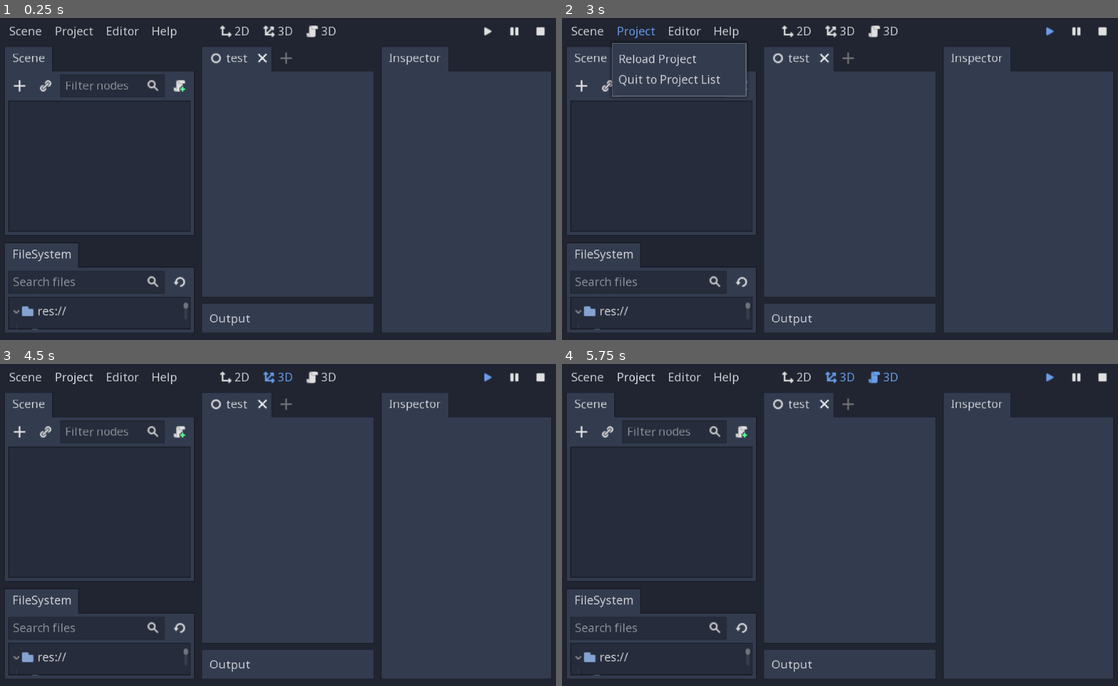
Above: before the commit, frames 1-4 (two rows, left to right).
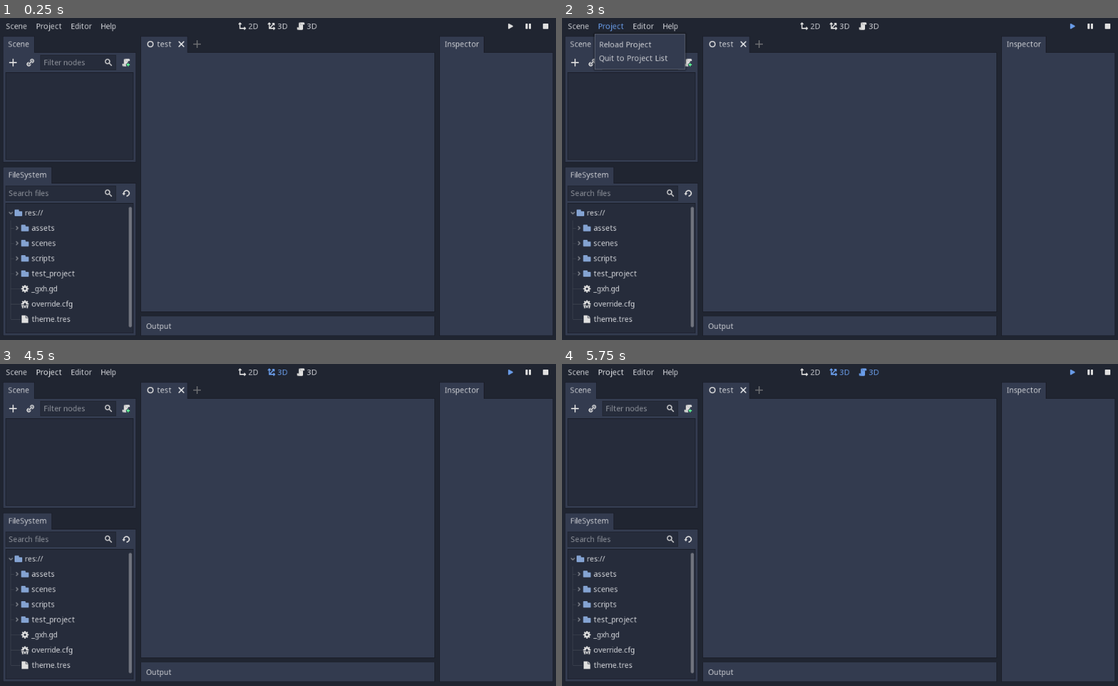
Above: after the commit, the same moments.

Repository: SjVer/PiGodot
Game: Godot game, scene res://scenes/editor/editor.tscn
The game is run twice, just before and just after one commit, with the same random seed, the same clock (stepped at 60 frames per second) and the same inputs. This scene is started directly instead of the project's main scene.
Inputs (mouse positions are in pixels of both pictures, inside the frame that each line leads up to; where the layout moved, square brackets give the same spot in the first picture):
- Up to frame 1 (0.25 s): no input
- Up to frame 2 (3 s): click "Scene" at 0.5 s; click (1073, 27) [1051, 30] at 1.25 s; click (1073, 27) [1051, 30] at 2 s; click "Project" at 2.75 s
- Up to frame 3 (4.5 s): click "2D" at 3.5 s; click "3D" at 4.25 s
- Up to frame 4 (5.75 s): click "3D" at 5 s

The runs differ from the first frame. In frame 1, 14% of the frame differs, in the area x 0-100%, y 1-99%; in frame 2, 14%; in frame 3, 14%; in frame 4, 14%.
Error in both runs: Assertion failed. (res://scripts/pigodot.gd:18)

Commit message:
upload

Diff:
--- a/project.godot
+++ b/project.godot
@@ -39,10 +39,6 @@
 gdscript/warnings/unused_signal=false
 gdscript/warnings/return_value_discarded=false
 
-[display]
-
-window/stretch/shrink=1.5
-
 [editor_plugins]
 
 enabled=PoolStringArray(  )
--- a/scenes/editor/editor.tscn
+++ b/scenes/editor/editor.tscn
@@ -11,6 +11,7 @@
 [ext_resource path="res://assets/icons/Pause.svg" type="Texture" id=9]
 [ext_resource path="res://scripts/editor/titlebar.gd" type="Script" id=10]
 [ext_resource path="res://scripts/editor/footer.gd" type="Script" id=11]
+[ext_resource path="res://scripts/editor/scenes.gd" type="Script" id=12]
 
 [sub_resource type="StyleBoxFlat" id=2605]
 content_margin_left = 6.0
@@ -253,6 +254,7 @@
 margin_bottom = 537.0
 size_flags_vertical = 3
 custom_constants/separation = 0
+script = ExtResource( 12 )
 
 [node name="Tabbar" type="HBoxContainer" parent="Margin/VBox/Docks/CenterRight/CenterDock/VBox/VSplit/Scenes"]
 margin_right = 628.0
@@ -277,13 +279,29 @@
 hint_tooltip = "Add a new scene."
 icon = ExtResource( 1 )
 
-[node name="Panel" type="Panel" parent="Margin/VBox/Docks/CenterRight/CenterDock/VBox/VSplit/Scenes"]
+[node name="Content" type="Panel" parent="Margin/VBox/Docks/CenterRight/CenterDock/VBox/VSplit/Scenes"]
 show_behind_parent = true
 margin_top = 30.0
 margin_right = 628.0
 margin_bottom = 537.0
 size_flags_vertical = 3
 custom_styles/panel = SubResource( 2599 )
+
+[node name="VBox" type="VBoxContainer" parent="Margin/VBox/Docks/CenterRight/CenterDock/VBox/VSplit/Scenes/Content"]
+anchor_right = 1.0
+anchor_bottom = 1.0
+
+[node name="Preview" type="ScrollContainer" parent="Margin/VBox/Docks/CenterRight/CenterDock/VBox/VSplit/Scenes/Content/VBox"]
+margin_right = 628.0
+margin_bottom = 507.0
+size_flags_horizontal = 3
+size_flags_vertical = 3
+
+[node name="Viewports" type="ViewportContainer" parent="Margin/VBox/Docks/CenterRight/CenterDock/VBox/VSplit/Scenes/Content/VBox/Preview"]
+margin_right = 628.0
+margin_bottom = 507.0
+size_flags_horizontal = 3
+size_flags_vertical = 3
 
 [node name="NoFooterSpacer" type="Control" parent="Margin/VBox/Docks/CenterRight/CenterDock/VBox/VSplit"]
 margin_top = 545.0
--- a/scenes/editor/filesystem.tscn
+++ b/scenes/editor/filesystem.tscn
@@ -1,6 +1,6 @@
 [gd_scene load_steps=5 format=2]
 
-[ext_resource path="res://scripts/editor/filesystem.gd" type="Script" id=1]
+[ext_resource path="res://scripts/editor/docks/filesystem.gd" type="Script" id=1]
 [ext_resource path="res://assets/icons/Search.svg" type="Texture" id=2]
 [ext_resource path="res://theme.tres" type="Theme" id=3]
 [ext_resource path="res://assets/icons/Reload.svg" type="Texture" id=4]
@@ -39,4 +39,3 @@
 
 [connection signal="text_changed" from="SearchBar/Input" to="." method="_on_search_input_changed"]
 [connection signal="pressed" from="SearchBar/ReloadButton" to="." method="_on_reload_pressed"]
-[connection signal="item_double_clicked" from="Tree" to="." method="_on_tree_item_double_clicked"]
--- a/scenes/editor/inspector.tscn
+++ b/scenes/editor/inspector.tscn
@@ -1,6 +1,6 @@
 [gd_scene load_steps=2 format=2]
 
-[ext_resource path="res://scripts/editor/inspector.gd" type="Script" id=1]
+[ext_resource path="res://scripts/editor/docks/inspector.gd" type="Script" id=1]
 
 [node name="FileSystemDock" type="VBoxContainer"]
 anchor_right = 1.0
--- a/scenes/editor/output.tscn
+++ b/scenes/editor/output.tscn
@@ -1,7 +1,7 @@
 [gd_scene load_steps=6 format=2]
 
 [ext_resource path="res://theme.tres" type="Theme" id=1]
-[ext_resource path="res://scripts/editor/output.gd" type="Script" id=2]
+[ext_resource path="res://scripts/editor/docks/output.gd" type="Script" id=2]
 [ext_resource path="res://assets/JetBrainsMono_Regular.woff2" type="DynamicFontData" id=3]
 
 [sub_resource type="StyleBoxFlat" id=2608]
--- a/scenes/editor/scenetree.tscn
+++ b/scenes/editor/scenetree.tscn
@@ -1,6 +1,6 @@
 [gd_scene load_steps=6 format=2]
 
-[ext_resource path="res://scripts/editor/scenetree.gd" type="Script" id=1]
+[ext_resource path="res://scripts/editor/docks/scenetree.gd" type="Script" id=1]
 [ext_resource path="res://assets/icons/Instance.svg" type="Texture" id=2]
 [ext_resource path="res://assets/icons/Add.svg" type="Texture" id=3]
 [ext_resource path="res://assets/icons/ScriptCreate.svg" type="Texture" id=4]
--- a/scripts/editor/filesystem.gd
+++ b/scripts/editor/docks/filesystem.gd
@@ -52,6 +52,8 @@
 var file_icon = preload("res://assets/icons/File.svg")
 var folder_icon = preload("res://assets/icons/Folder.svg")
 
+var editor
+
 onready var search_input : LineEdit = $SearchBar/Input
 onready var tree : Tree = $Tree
 
@@ -205,12 +207,16 @@
 
 	update_file_tree()
 
+	tree.connect("cell_selected", self, "_on_tree_item_selected")
+
 func _on_search_input_changed(_new_text: String):
 	fill_file_tree(null, root_file_item)
 
 func _on_reload_pressed():
 	update_file_tree()
 
-func _on_tree_item_double_clicked():
-	# TODO: this is just not being called :(
-	print("test")
+func _on_tree_item_selected():
+	var path : String = tree.get_selected().get_meta("full_path")
+
+	if path.ends_with(".tscn"):
+		editor.scenes.add_scene(Workspace.globalize_path(path))
--- a/scripts/editor/scenetree.gd
+++ b/scripts/editor/docks/inspector.gd
@@ -1,4 +1,6 @@
 extends VBoxContainer
 
+var editor
+
 func _ready():
-	name = "Scene"
+	name = "Inspector"
--- a/scripts/editor/inspector.gd
+++ b/scripts/editor/docks/scenetree.gd
@@ -1,4 +1,6 @@
 extends VBoxContainer
 
+var editor
+
 func _ready():
-	name = "Inspector"
+	name = "Scene"
--- a/scripts/editor/editor.gd
+++ b/scripts/editor/editor.gd
@@ -8,8 +8,9 @@
 onready var add_scene_button : ToolButton = scene_tabs.get_node("AddSceneButton")
 
 var scenetree_dock = preload("res://scenes/editor/scenetree.tscn").instance()
-var filesystem_dock = preload("res://scenes/editor//filesystem.tscn").instance()
-var inspector_dock = preload("res://scenes/editor//inspector.tscn").instance()
+var filesystem_dock = preload("res://scenes/editor/filesystem.tscn").instance()
+var inspector_dock = preload("res://scenes/editor/inspector.tscn").instance()
+onready var scenes := $Margin/VBox/Docks/CenterRight/CenterDock/VBox/VSplit/Scenes
 
 func load_default_layout():
 	left_dock_top.add_child(scenetree_dock)
@@ -30,6 +31,10 @@
 	return true
 
 func _ready():
+	scenetree_dock.editor = self
+	filesystem_dock.editor = self
+	inspector_dock.editor = self
+
 	# make add scene button darker
 	add_scene_button.add_color_override("icon_color_normal",  Color(0.6, 0.6, 0.6, 0.8))
 
--- /dev/null
+++ b/scripts/editor/scenes.gd
@@ -0,0 +1,13 @@
+extends VBoxContainer
+
+func add_scene(_global_path: String):
+	var vp := Viewport.new()
+	vp.size = OS.get_screen_size()
+	$Content/VBox/Preview/Viewports.rect_min_size = vp.size
+	$Content/VBox/Preview/Viewports.rect_clip_content = true
+	var child := Node2D.new()
+	var sprite := Sprite.new()
+	sprite.texture = preload("res://assets/icon.png")
+	child.add_child(sprite)
+	vp.add_child(child)
+	$Content/VBox/Preview/Viewports.add_child(vp)
--- a/test_project/project.godot
+++ b/test_project/project.godot
@@ -1,4 +1,10 @@
-[]
+; Engine configuration file.
+; It's best edited using the editor UI and not directly,
+; since the parameters that go here are not all obvious.
+;
+; Format:
+;   [section] ; section goes between []
+;   param=value ; assign values to parameters
 
 config_version=4
 
--- /dev/null
+++ b/test_project/test scene.tscn
@@ -0,0 +1,9 @@
+[gd_scene load_steps=2 format=2]
+
+[ext_resource path="res://icon.png" type="Texture" id=1]
+
+[node name="Node2D" type="Node2D"]
+
+[node name="Sprite" type="Sprite" parent="."]
+position = Vector2( 101, 71 )
+texture = ExtResource( 1 )
Not shown, added: exporting/.gdignore
Not shown: 1 places in scenes/editor/editor.tscn that only renumber resources
Renamed: scripts/editor/output.gd -> scripts/editor/docks/output.gd
